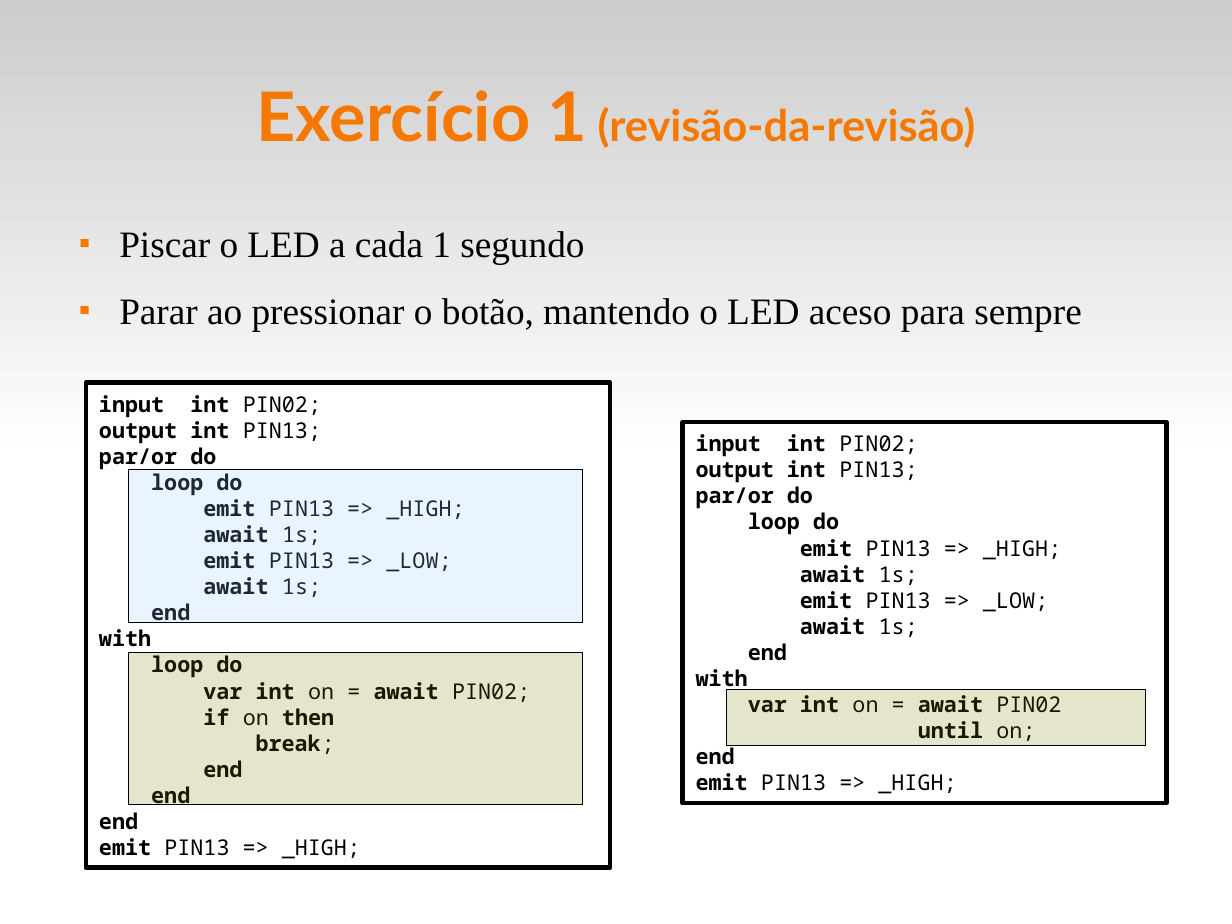
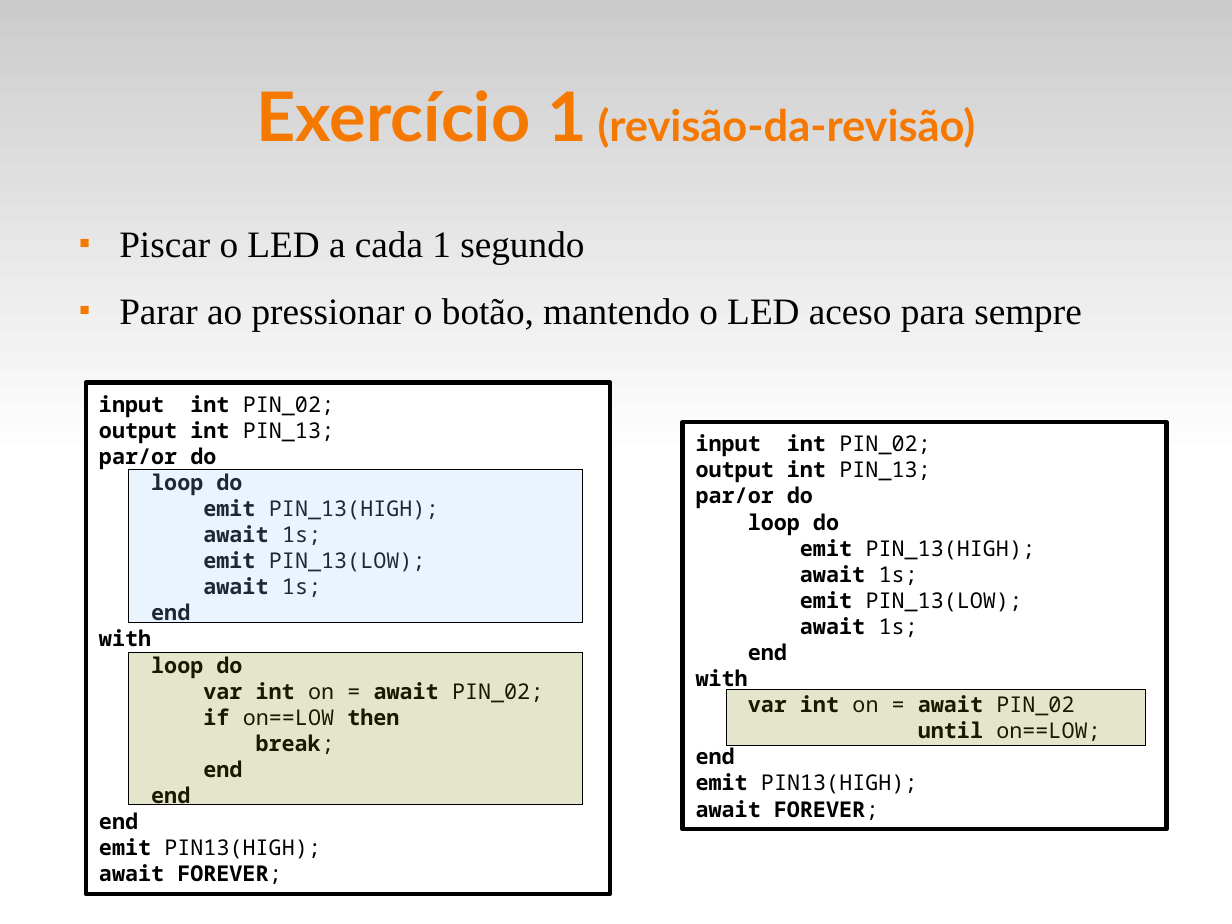
Before and after one commit to fsantanna-uerj/reativos, a slide deck: slide 8 of slides/05_ceu.odp. Drawn at 1232x924 pixels with LibreOffice and Linux fonts; fonts in the diff are those of the drawing. Boxes give left, top, right and bottom in pixels: in the first picture for what was removed or moved away, otherwise in the second. Text is boxed around its words. In the diff, an @@ line names an element or a change of style, - is before the commit and + after.

```diff
--- a/slides/05_ceu.odp
+++ b/slides/05_ceu.odp
@@ rectangle "input int PIN_02;": place and size @@
-rectangle "input int PIN_02;" at bbox=[86, 382, 610, 868]
+rectangle "input int PIN_02;" at bbox=[86, 382, 610, 893]
@@ text in rectangle at bbox=[99, 395, 334, 444]: text changed @@
-input int PIN02;
-output int PIN13;
+input int PIN_02;
+output int PIN_13;
@@ rectangle "input int PIN_02;": place and size @@
-rectangle "input int PIN_02;" at bbox=[683, 423, 1167, 804]
+rectangle "input int PIN_02;" at bbox=[683, 423, 1167, 830]
@@ text in rectangle at bbox=[696, 434, 930, 483]: text changed @@
-input int PIN02;
-output int PIN13;
+input int PIN_02;
+output int PIN_13;
@@ text in rectangle at bbox=[203, 499, 439, 520]: text changed @@
-emit PIN13 => _HIGH;
+emit PIN_13(HIGH);
@@ text in rectangle at bbox=[800, 539, 1036, 560]: text changed @@
-emit PIN13 => _HIGH;
+emit PIN_13(HIGH);
@@ text in rectangle at bbox=[203, 551, 426, 572]: text changed @@
-emit PIN13 => _LOW;
+emit PIN_13(LOW);
@@ text in rectangle at bbox=[800, 591, 1023, 612]: text changed @@
-emit PIN13 => _LOW;
+emit PIN_13(LOW);
@@ text in rectangle at bbox=[203, 682, 543, 726]: text changed @@
-var int on = await PIN02;
-if on then
+var int on = await PIN_02;
+if on==LOW then
@@ text in rectangle at bbox=[748, 695, 1100, 741]: text changed; bold off @@
-var int on = await PIN02
-until on;
+var int on = await PIN_02
+until on==LOW;
@@ text in rectangle at bbox=[696, 773, 918, 820]: text changed; bold on @@
-emit PIN13 => _HIGH;
+emit PIN13(HIGH);
+await FOREVER;
@@ text in rectangle at bbox=[99, 838, 321, 884]: text changed; bold on @@
-emit PIN13 => _HIGH;
+emit PIN13(HIGH);
+await FOREVER;
```
Also in this commit, not shown: 5 other slides changed, 3 slides added, 1 slide removed, 9 other files.
